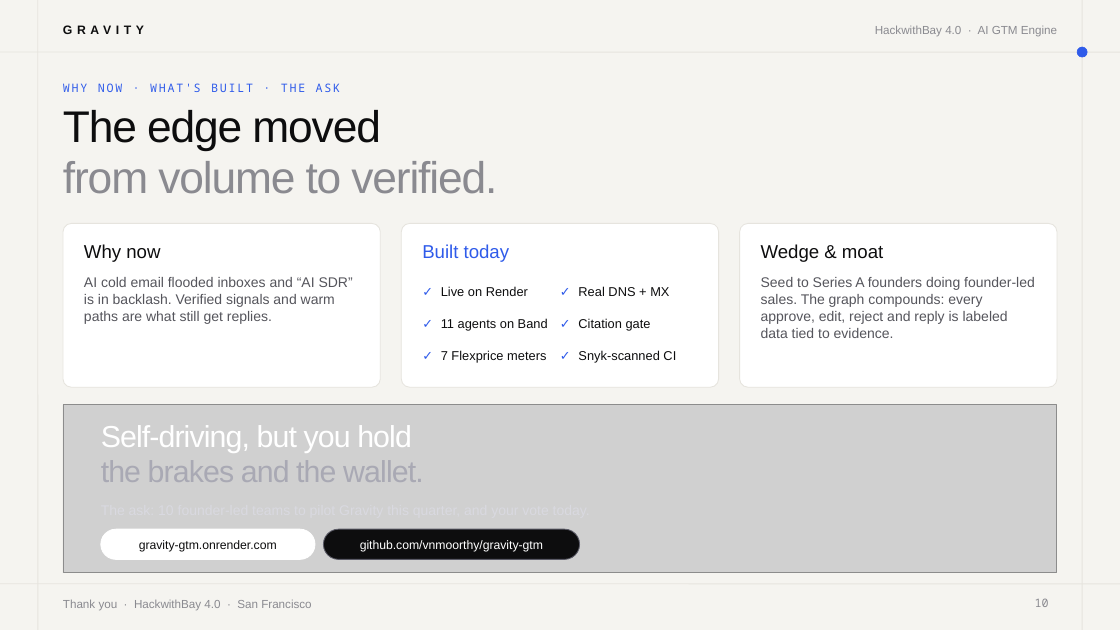
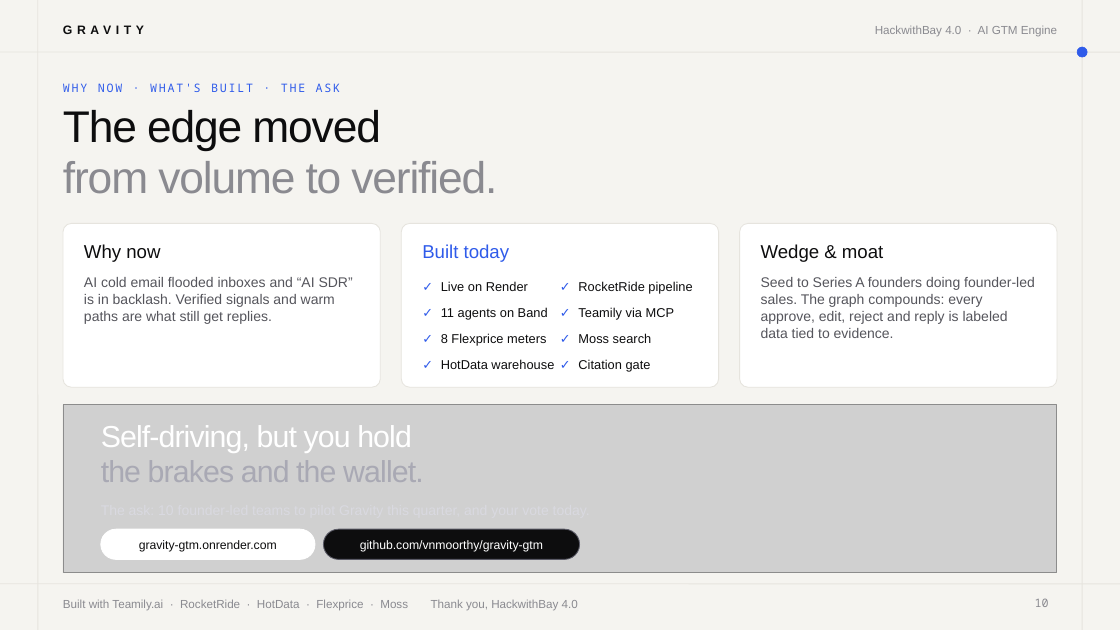
Before and after one commit to vnmoorthy/gravity-gtm, a slide deck: slide 10 of deck/Gravity-Pitch.pptx. Drawn at 1120x630 pixels with LibreOffice and Linux fonts; fonts in the diff are those of the drawing; grey boxes stand for pictures. Boxes give left, top, right and bottom in pixels: in the first picture for what was removed or moved away, otherwise in the second. Text is boxed around its words. In the diff, an @@ line names an element or a change of style, - is before the commit and + after.

```diff
--- a/deck/Gravity-Pitch.pptx
+++ b/deck/Gravity-Pitch.pptx
@@ text "✓": place and size @@
-text "✓" at bbox=[423, 279, 439, 304]
+text "✓" at bbox=[423, 274, 439, 299]
@@ text "Live on Render": place and size @@
-text "Live on Render" at bbox=[441, 286, 528, 296]
+text "Live on Render" at bbox=[441, 281, 528, 291]
@@ text "✓": place and size @@
-text "✓" at bbox=[560, 311, 577, 336]
+text "✓" at bbox=[560, 274, 577, 299]
@@ text removed at bbox=[578, 286, 669, 296] @@
-Real DNS + MX
@@ text added at bbox=[578, 281, 692, 294], 11 pt, text #0D0D0E @@
+RocketRide pipeline
@@ text "✓": place and size @@
-text "✓" at bbox=[423, 311, 439, 336]
+text "✓" at bbox=[423, 300, 439, 325]
@@ text "✓": place and size @@
-text "✓" at bbox=[423, 343, 439, 368]
+text "✓" at bbox=[423, 326, 439, 351]
@@ text "11 agents on Band": place and size @@
-text "11 agents on Band" at bbox=[441, 318, 548, 331]
+text "11 agents on Band" at bbox=[441, 307, 548, 320]
@@ text "✓": place and size @@
-text "✓" at bbox=[560, 343, 577, 368]
+text "✓" at bbox=[560, 300, 577, 325]
@@ text added at bbox=[560, 326, 577, 351], 11 pt, text #2F5BEA @@
+✓
@@ text at bbox=[578, 307, 675, 320]: text changed @@
-Snyk-scanned CI
+Teamily via MCP
@@ text "✓": place and size @@
-text "✓" at bbox=[560, 279, 577, 304]
+text "✓" at bbox=[423, 352, 439, 377]
@@ text at bbox=[441, 333, 546, 346]: text changed @@
-7 Flexprice meters
+8 Flexprice meters
@@ text added at bbox=[441, 359, 554, 369], 11 pt, text #0D0D0E @@
+HotData warehouse
@@ text added at bbox=[560, 352, 577, 377], 11 pt, text #2F5BEA @@
+✓
@@ text "Citation gate": place and size @@
-text "Citation gate" at bbox=[578, 318, 651, 331]
+text "Citation gate" at bbox=[578, 359, 651, 372]
@@ text added at bbox=[578, 333, 652, 343], 11 pt, text #0D0D0E @@
+Moss search
@@ text at bbox=[63, 599, 578, 611]: text changed @@
-Thank you · HackwithBay 4.0 · San Francisco
+Built with Teamily.ai · RocketRide · HotData · Flexprice · Moss Thank you, HackwithBay 4.0
```
Also in this commit, not shown: 7 other slides changed, 17 other files.
